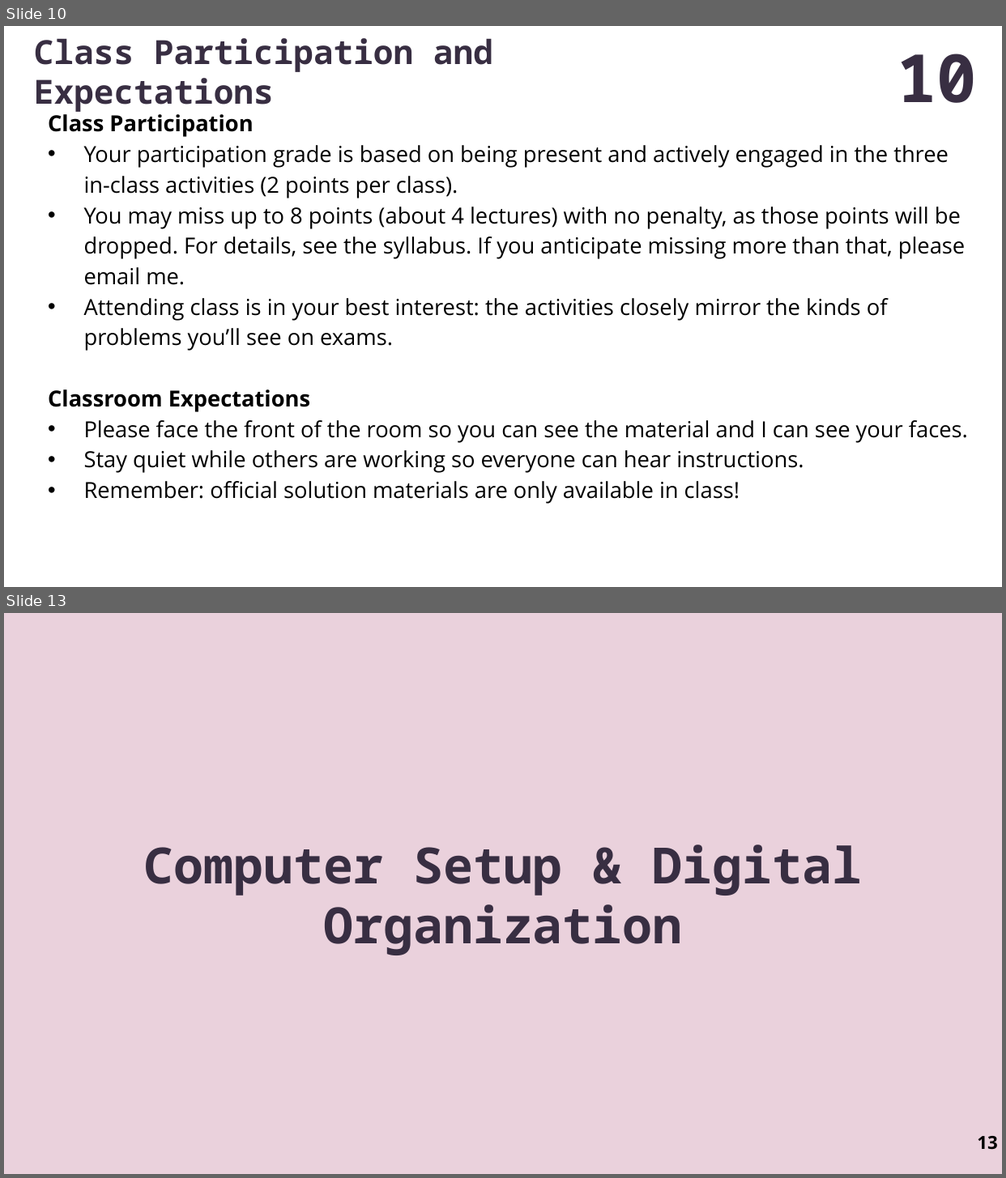
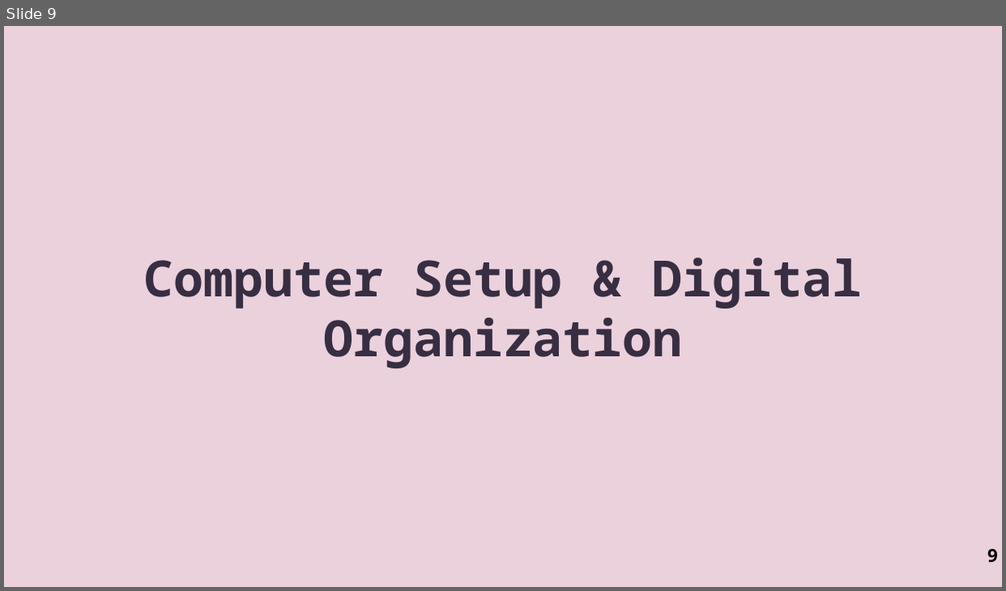
Before and after one commit to MikeTheGreat/IT-CS_115, a slide deck: assets/Lecture-Related/Unit-01/01-Introduction.pptx. Shown one above the other, each under a label of ours: slides 10 and 13 before the commit, slide 9 after it; the slides between them are not shown. The pictures are 1006x1178 and 1006x591 pixels, drawn with LibreOffice and Linux fonts; fonts in the diff are those of the drawing. Boxes give left, top, right and bottom in pixels: in the first picture for what was removed or moved away, otherwise in the second. Text is boxed around its words. In the diff, an @@ line names an element or a change of style, - is before the commit and + after.

```diff
--- a/assets/Lecture-Related/Unit-01/01-Introduction.pptx
+++ b/assets/Lecture-Related/Unit-01/01-Introduction.pptx
@@ slide 10 removed at [4, 26, 1002, 587], background #FFFFFF @@
@@ title removed at [34, 38, 493, 112] @@
-Class Participation and Expectations
@@ page number removed at [897, 54, 978, 103] @@
-10
@@ text removed at [48, 111, 968, 504] @@
-Class Participation
-• Your participation grade is based on being present and actively engaged in the three in-class activities (2 points per class).
-• You may miss up to 8 points (about 4 lectures) with no penalty, as those points will be dropped. For details, see the syllabus. If you anticipate missing more than that, please email me.
-• Attending class is in your best interest: the activities closely mirror the kinds of problems you’ll see on exams.
-Classroom Expectations
-• Please face the front of the room so you can see the material and I can see your faces.
-• Stay quiet while others are working so everyone can hear instructions.
-• Remember: official solution materials are only available in class!
@@ what was slide 13 is now slide 9 @@
@@ page number at [987, 549, 998, 563]: text changed @@
-13
+9
```
Also in this commit, not shown: 4 slides changed, 18 other slides removed, 18 other files.
